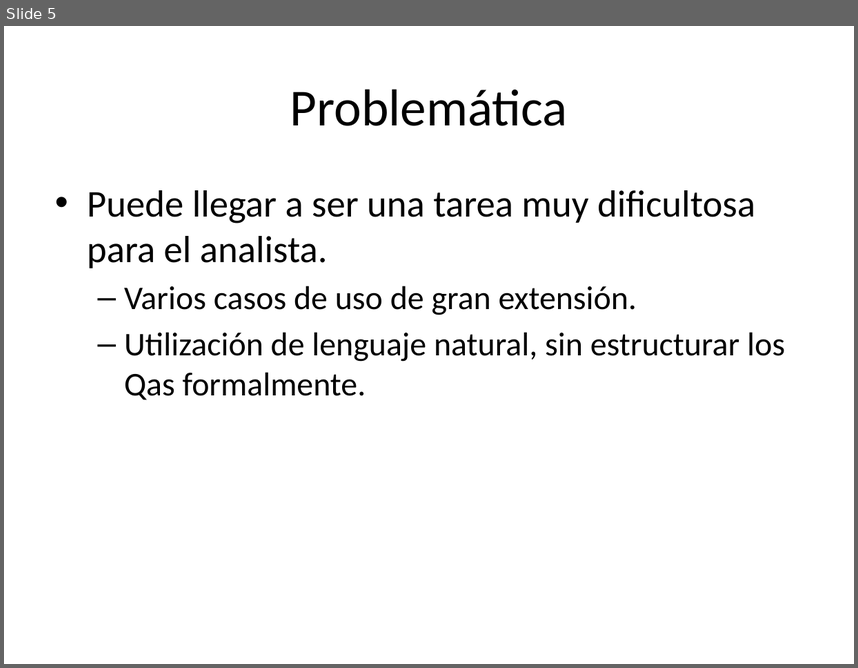
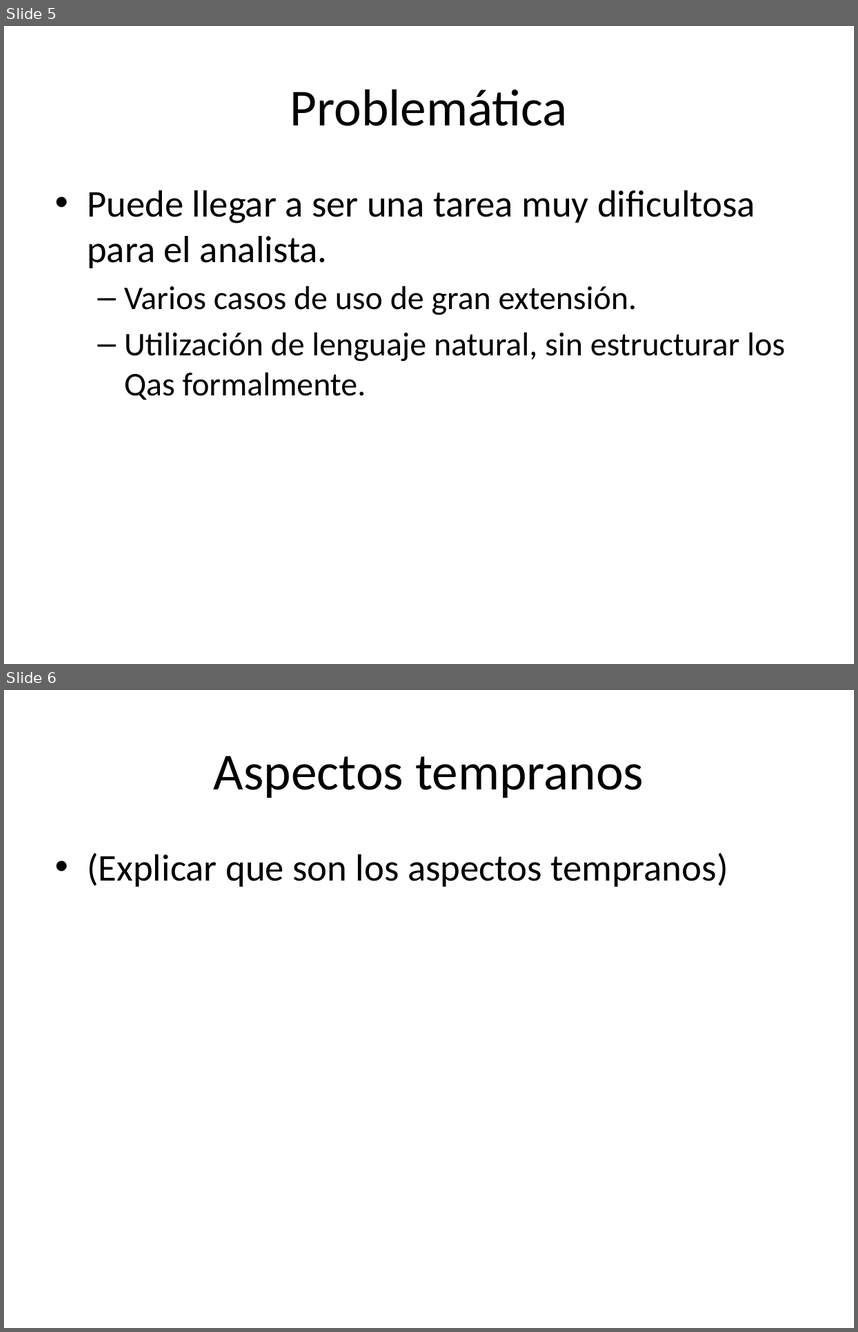
Before and after one commit to alejandrorago/qatesis2, a slide deck: Capitulos Finales/filiminasPeladas.pptx. Shown one above the other, each under a label of ours: slide 5 before the commit, slides 5 and 6 after it. The pictures are 858x668 and 858x1332 pixels, drawn with LibreOffice and Linux fonts; fonts in the diff are those of the drawing. Boxes give left, top, right and bottom in pixels: in the first picture for what was removed or moved away, otherwise in the second. Text is boxed around its words. In the diff, an @@ line names an element or a change of style, - is before the commit and + after.

```diff
--- a/Capitulos Finales/filiminasPeladas.pptx
+++ b/Capitulos Finales/filiminasPeladas.pptx
@@ slide 6 added at (4,690,854,1328), background #FFFFFF @@
@@ title added at (214,756,644,798), 44 pt, text #000000 @@
+Aspectos tempranos
@@ text added at (87,853,728,887), 32 pt, text #000000 @@
+• (Explicar que son los aspectos tempranos)
```
Also in this commit, not shown: 1 slide changed, 3 other slides added.
